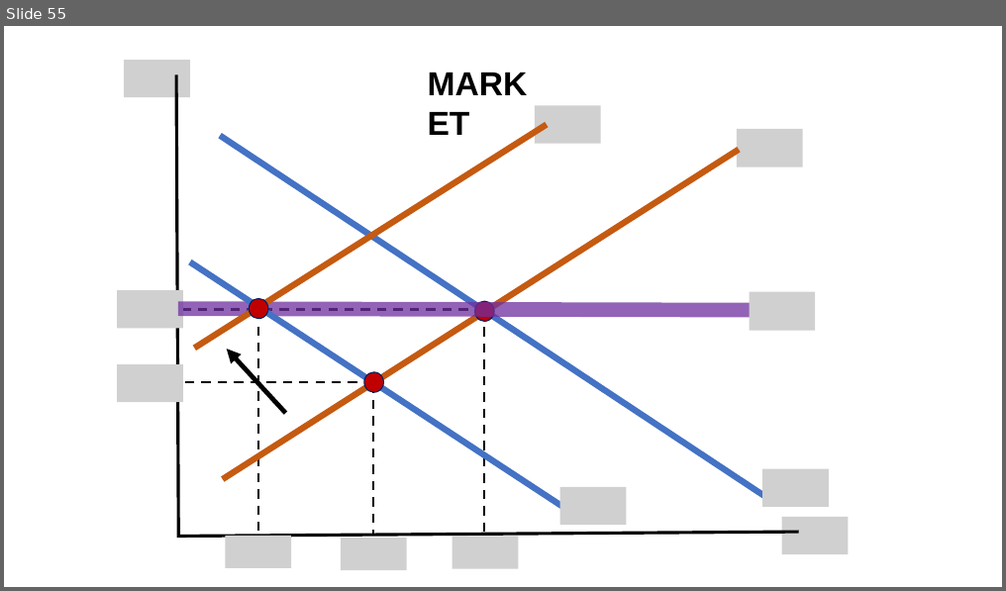
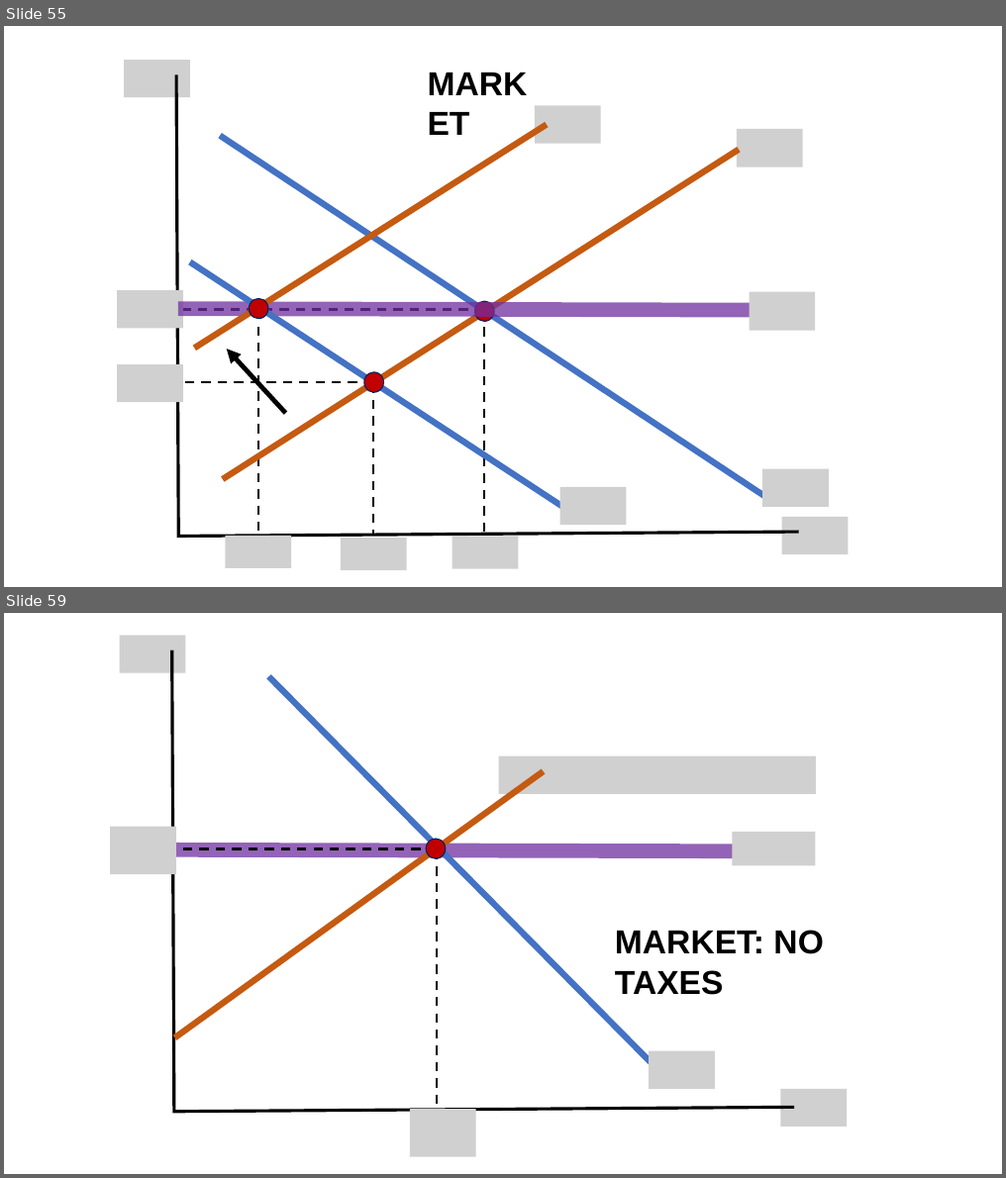
Before and after one commit to jrojas1003/EC-311, a slide deck: Slides/graph-maker.pptx. Shown one above the other, each under a label of ours: slide 55 before the commit, slides 55 and 59 after it; the slides between them are not shown. The pictures are 1006x591 and 1006x1178 pixels, drawn with LibreOffice and Linux fonts; fonts in the diff are those of the drawing; grey boxes stand for pictures. Boxes give left, top, right and bottom in pixels: in the first picture for what was removed or moved away, otherwise in the second. Text is boxed around its words. In the diff, an @@ line names an element or a change of style, - is before the commit and + after.

```diff
--- a/Slides/graph-maker.pptx
+++ b/Slides/graph-maker.pptx
@@ slide 59 added at (4,613,1002,1174), background #FFFFFF at 53% opacity @@
@@ picture added at (119,636,185,672) @@
@@ freeform shape added at (171,651,794,1112), outline #000000 3 pt @@
@@ line added from (269, 676) to (663, 1075), #4472C4 6 pt @@
@@ picture added at (499,756,816,793) @@
@@ line added from (174, 1039) to (543, 771), #C55A11 6 pt @@
@@ picture added at (110,827,176,874) @@
@@ line added from (437, 849) to (171, 849), #000000 2.25 pt dashed @@
@@ ellipse added at (426,839,446,860), fill #C00000, outline #002060 1 pt @@
@@ picture added at (733,832,816,866) @@
@@ line added from (743, 851) to (171, 851), #7030A0 14 pt @@
@@ line added from (437, 851) to (437, 1109), #000000 2.25 pt dashed @@
@@ text added at (615,930,823,995), 32 pt, text #000000, bold @@
+MARKET: NO TAXES
@@ picture added at (648,1052,715,1089) @@
@@ picture added at (410,1109,475,1157) @@
@@ picture added at (781,1089,846,1127) @@
```
Also in this commit, not shown: 5 other slides added, 10 other files.
